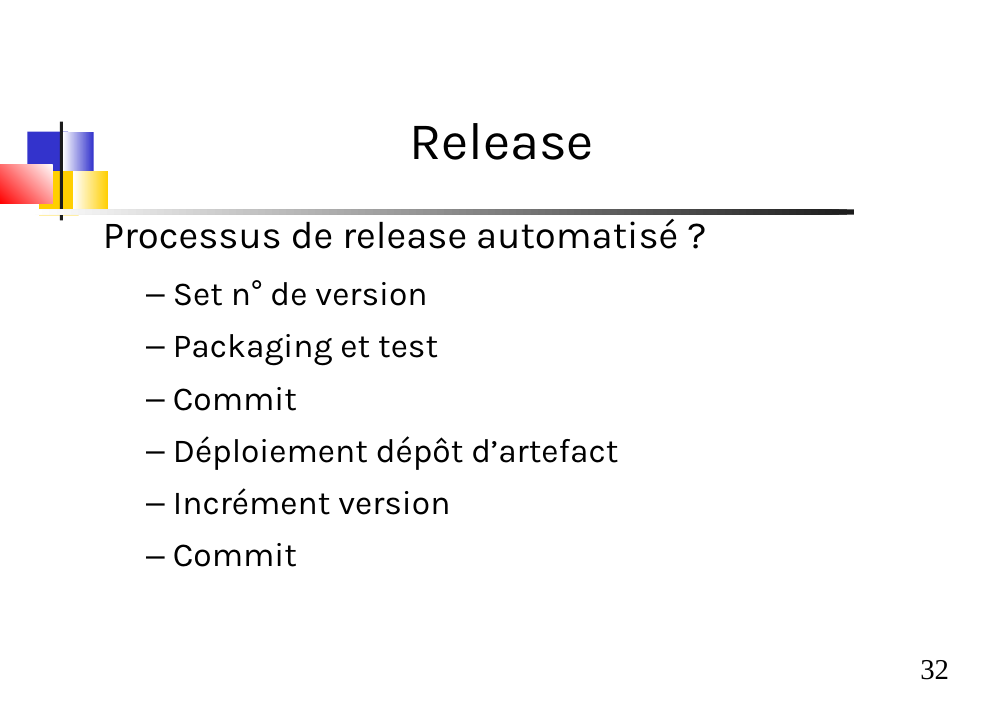
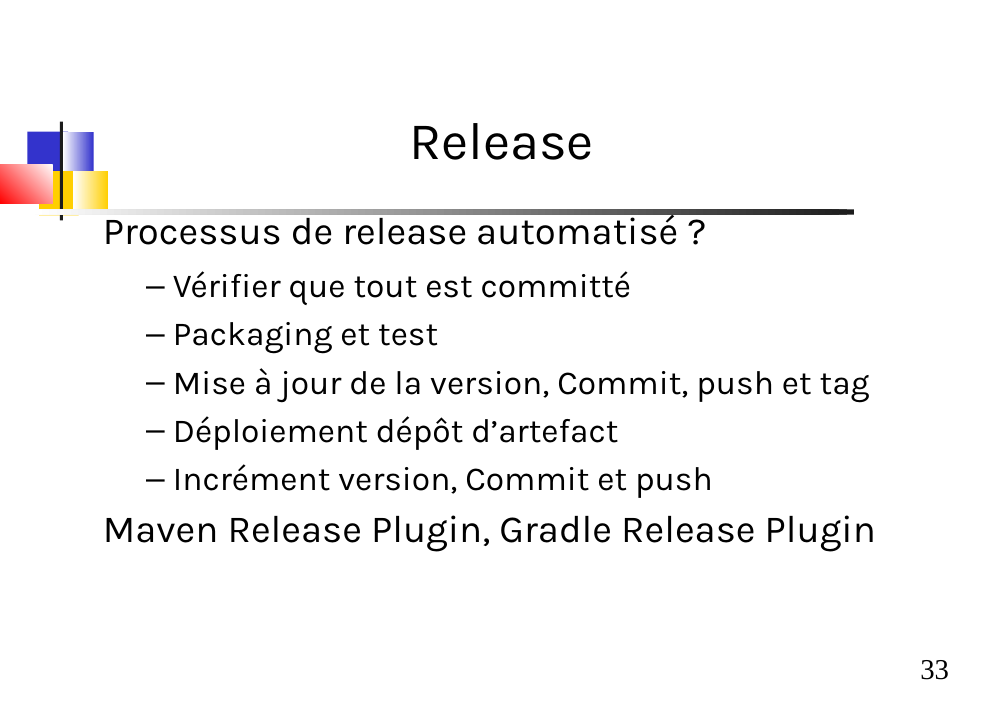
Before and after one commit to dthibau/bceao-cursus, a slide deck: slide 33 of 1_etatdeslieux/EtatDesLieux.odp (slide 32 before the commit). Drawn at 1008x713 pixels with LibreOffice and Linux fonts; fonts in the diff are those of the drawing. Boxes give left, top, right and bottom in pixels: in the first picture for what was removed or moved away, otherwise in the second. Text is boxed around its words. In the diff, an @@ line names an element or a change of style, - is before the commit and + after.

```diff
--- a/1_etatdeslieux/EtatDesLieux.odp
+++ b/1_etatdeslieux/EtatDesLieux.odp
@@ text at [103, 210, 678, 450]: line spacing 0.96 to 0.86 @@
@@ text at [173, 271, 632, 305]: text changed @@
-  – Set n° de version
+  – Vérifier que tout est committé
@@ text at [173, 368, 870, 403]: text changed @@
-  – Commit
+  – Mise à jour de la version, Commit, push et tag
@@ text at [103, 464, 876, 552]: text changed; size 28 to 32 pt @@
-  – Incrément version
-  – Commit
+  – Incrément version, Commit et push
+Maven Release Plugin, Gradle Release Plugin
@@ page number at [920, 660, 949, 680]: text changed @@
-32
+33
```
Also in this commit, not shown: 15 other slides changed, 2 slides added, 1 slide removed, 30 other files.
